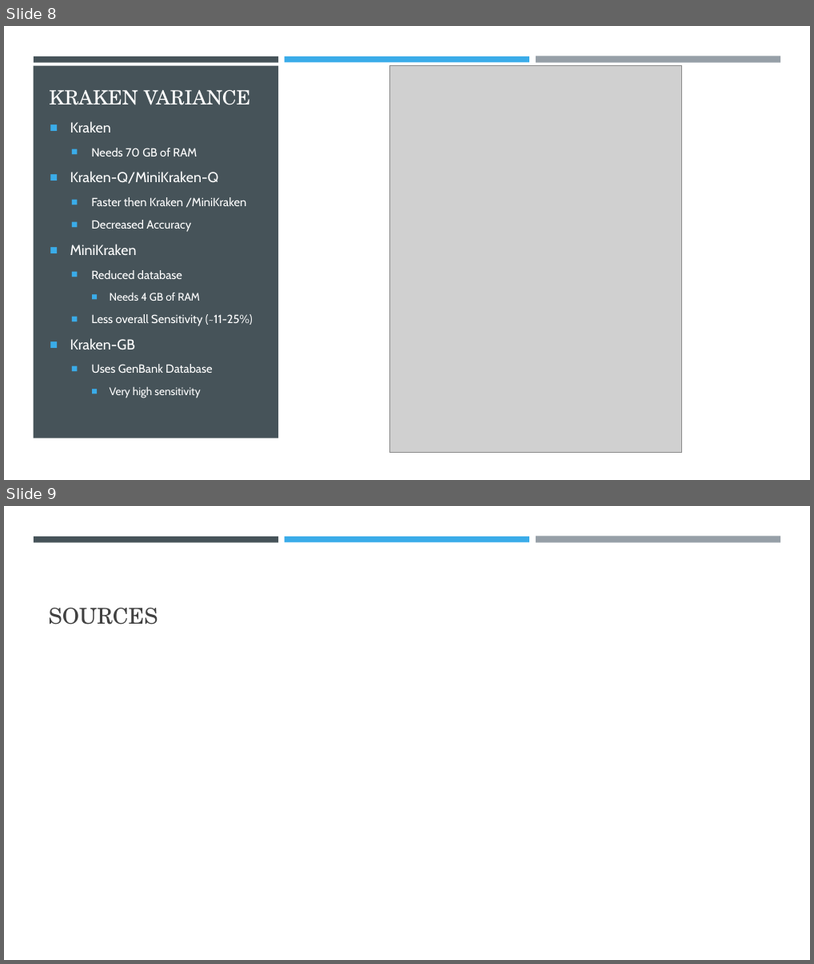
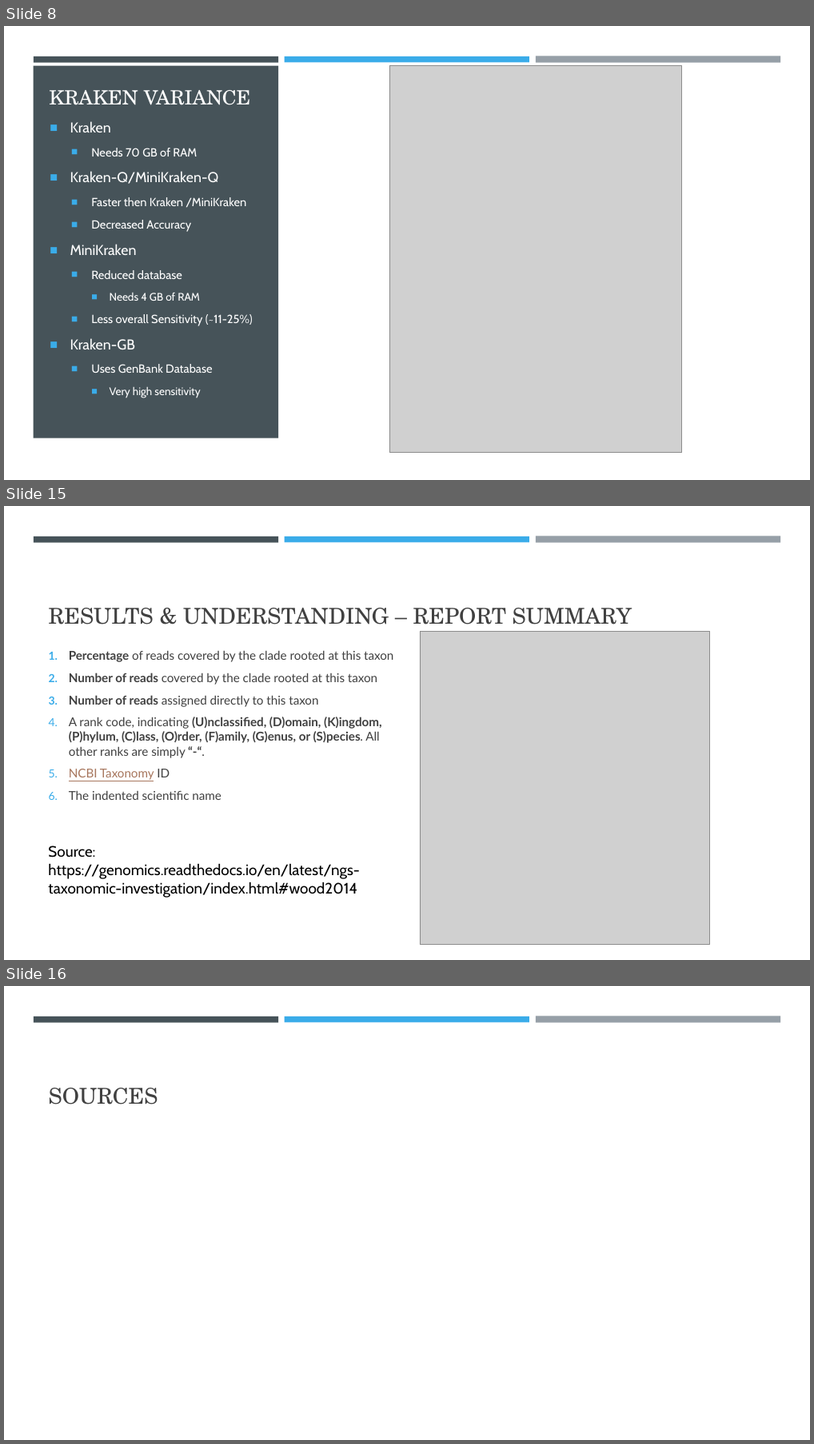
Before and after one commit to CodyScully/ECE450_tutorial_8_Kraken, a slide deck: Tutorial_8_Kraken.pptx. Shown one above the other, each under a label of ours: slides 8 and 9 before the commit, slides 8, 15 and 16 after it; the slides between them are not shown. The pictures are 814x964 and 814x1444 pixels, drawn with LibreOffice and Linux fonts; fonts in the diff are those of the drawing; grey boxes stand for pictures. Boxes give left, top, right and bottom in pixels: in the first picture for what was removed or moved away, otherwise in the second. Text is boxed around its words. In the diff, an @@ line names an element or a change of style, - is before the commit and + after.

```diff
--- a/Tutorial_8_Kraken.pptx
+++ b/Tutorial_8_Kraken.pptx
@@ slide 15 added at [4, 506, 810, 960], background #FFFFFF; not listed: 3 template elements that a slide beside it also shows @@
@@ title added at [49, 608, 632, 624], 26 pt, text #404040 @@
+RESULTS & UNDERSTANDING – REPORT SUMMARY
@@ picture added at [420, 632, 710, 944] @@
@@ text added at [69, 651, 394, 800], 14.4 pt, text #404040 @@
+1. Percentage of reads covered by the clade rooted at this taxon
+2. Number of reads covered by the clade rooted at this taxon
+3. Number of reads assigned directly to this taxon
+4. A rank code, indicating (U)nclassified, (D)omain, (K)ingdom, (P)hylum, (C)lass, (O)rder, (F)amily, (G)enus, or (S)pecies. All other ranks are simply “-“.
+5. NCBI Taxonomy ID
+6. The indented scientific name
@@ text added at [48, 845, 359, 897], 18 pt, text #000000 @@
+Source: https://genomics.readthedocs.io/en/latest/ngs-taxonomic-investigation/index.html#wood2014
@@ what was slide 9 is now slide 16 @@
```
Also in this commit, not shown: 6 other slides added.
